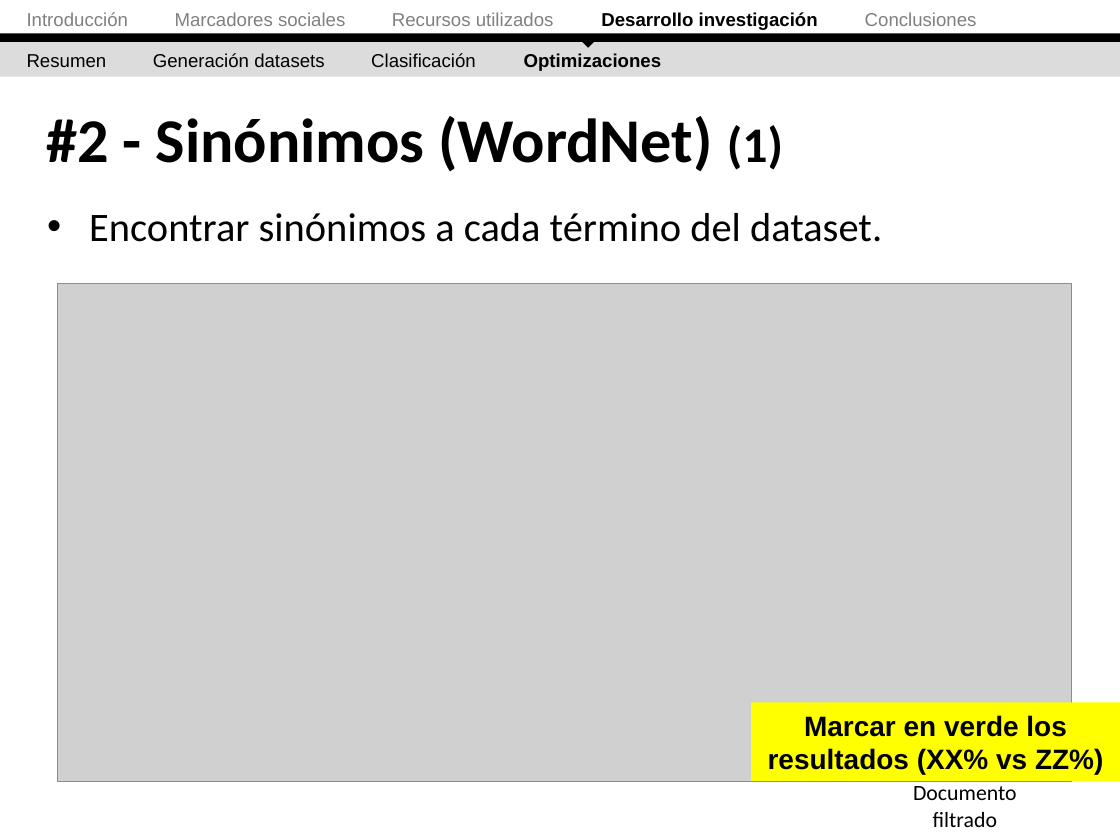
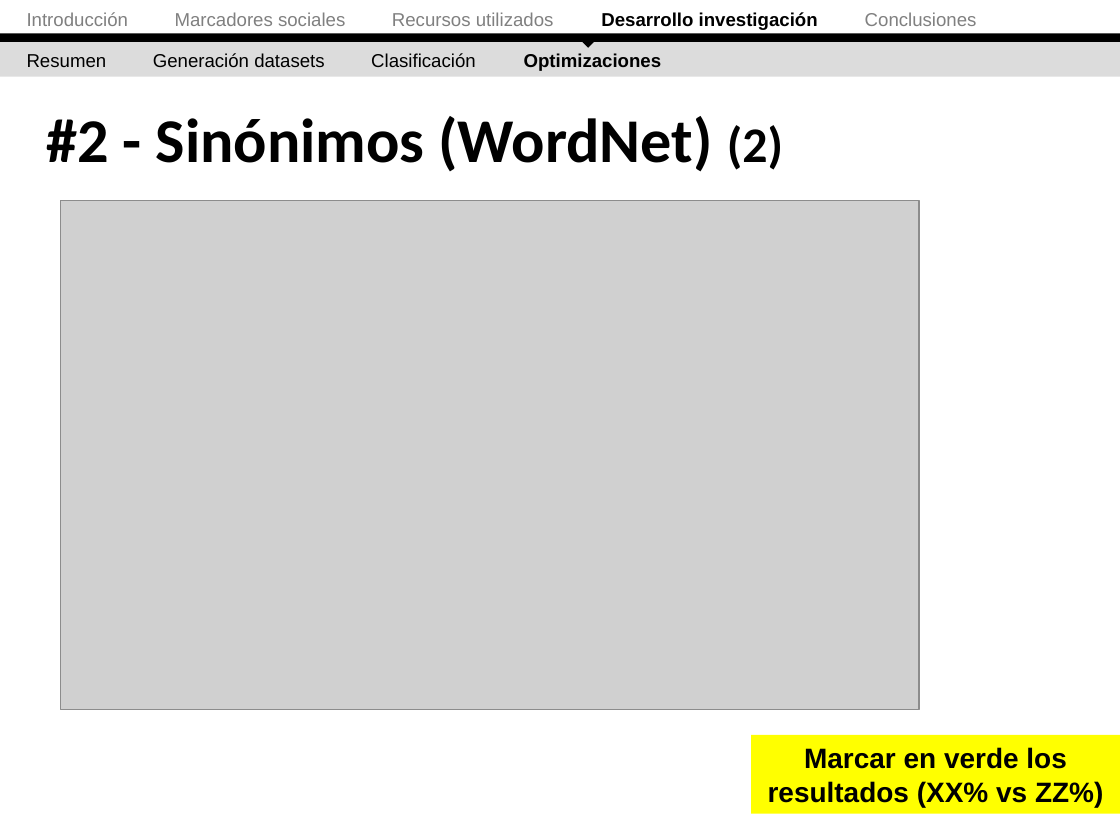
Before and after one commit to ak907kenai/nicotournetesis, a slide deck: slide 56 of docs_trunk/Presentación/Nicolás Tourné - Presentación Tesis (v2.1).ppt (slide 54 before the commit). Drawn at 1120x840 pixels with LibreOffice and Linux fonts; fonts in the diff are those of the drawing; grey boxes stand for pictures. Boxes give left, top, right and bottom in pixels: in the first picture for what was removed or moved away, otherwise in the second. Text is boxed around its words. In the diff, an @@ line names an element or a change of style, - is before the commit and + after.

```diff
--- a/docs_trunk/Presentación/Nicolás Tourné - Presentación Tesis (v2.1).ppt
+++ b/docs_trunk/Presentación/Nicolás Tourné - Presentación Tesis (v2.1).ppt
@@ title at bbox=[46, 116, 783, 172]: text changed @@
-#2 - Sinónimos (WordNet) (1)
+#2 - Sinónimos (WordNet) (2)
@@ picture: place and size @@
-picture at bbox=[57, 283, 1072, 782]
+picture at bbox=[60, 200, 920, 709]
@@ text removed at bbox=[89, 213, 882, 242] @@
-• Encontrar sinónimos a cada término del dataset.
@@ freeform shape removed at bbox=[930, 682, 996, 768] @@
@@ rectangle "Marcar en verde los resultados ...": place and size @@
-rectangle "Marcar en verde los resultados ..." at bbox=[752, 702, 1120, 781]
+rectangle "Marcar en verde los resultados ..." at bbox=[752, 735, 1120, 813]
@@ text removed at bbox=[913, 786, 1017, 827] @@
-Documento
-filtrado
```
Also in this commit, not shown: 20 other slides changed, 6 slides added, 1 other file.
